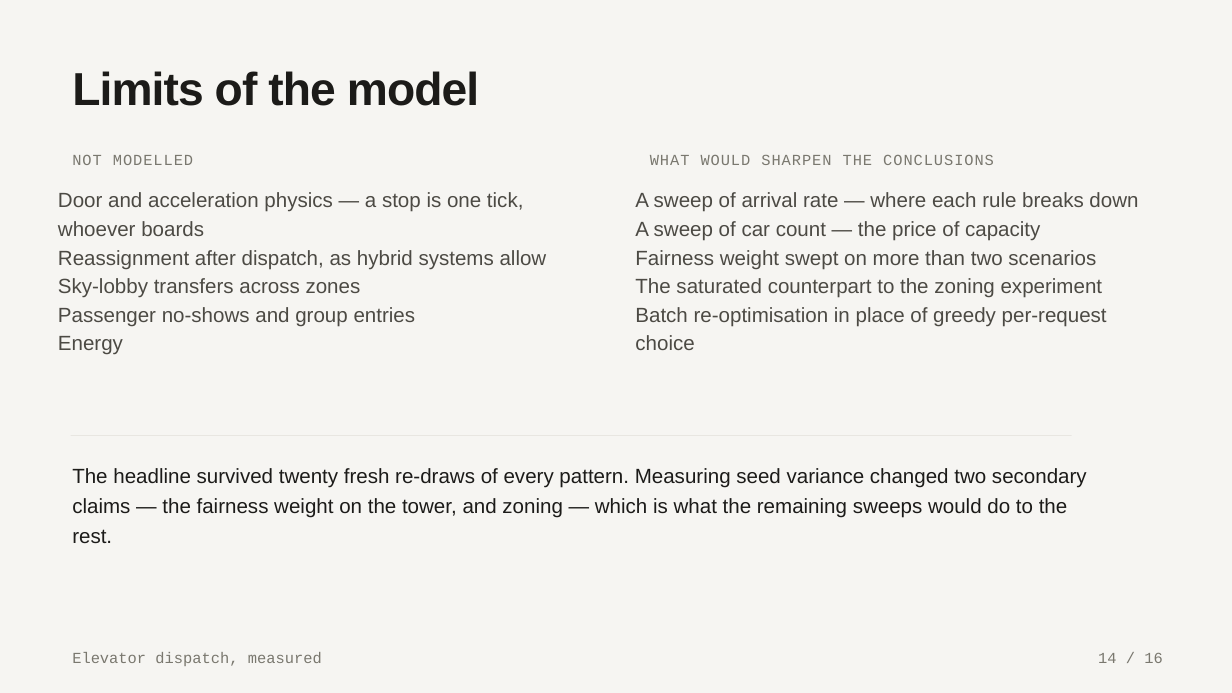
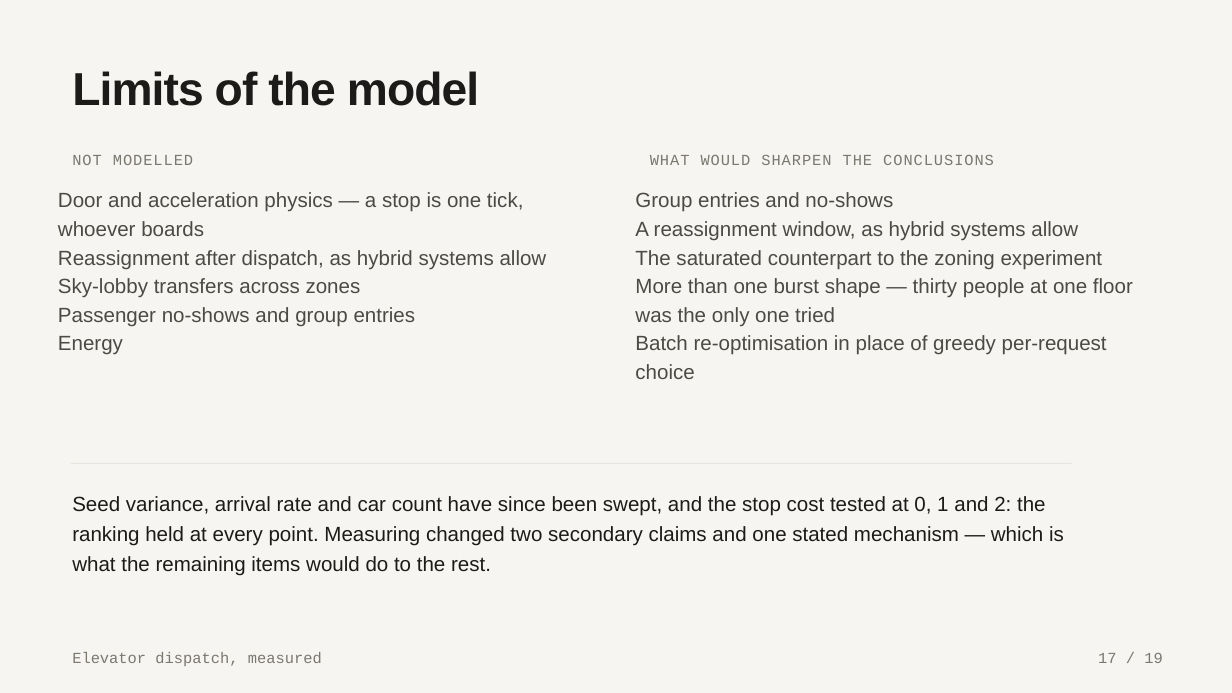
Before and after one commit to samuelgregorovic/elevator-dispatch-sim, a slide deck: slide 17 of docs/presentation/elevator-dispatch.pptx (slide 14 before the commit). Drawn at 1232x693 pixels with LibreOffice and Linux fonts; fonts in the diff are those of the drawing. Boxes give left, top, right and bottom in pixels: in the first picture for what was removed or moved away, otherwise in the second. Text is boxed around its words. In the diff, an @@ line names an element or a change of style, - is before the commit and + after.

```diff
--- a/docs/presentation/elevator-dispatch.pptx
+++ b/docs/presentation/elevator-dispatch.pptx
@@ text at (x1=635, y1=192, x2=1078, y2=241): text changed @@
-A sweep of arrival rate — where each rule breaks down
-A sweep of car count — the price of capacity
-Fairness weight swept on more than two scenarios
+Group entries and no-shows
+A reassignment window, as hybrid systems allow
@@ text at (x1=635, y1=278, x2=1133, y2=326): paragraph added @@
+More than one burst shape — thirty people at one floor was the only one tried
@@ rectangle moved from (x1=71, y1=436, x2=1072, y2=436) to (x1=71, y1=463, x2=1072, y2=464) @@
@@ text at (x1=72, y1=496, x2=1064, y2=576): text changed @@
-The headline survived twenty fresh re-draws of every pattern. Measuring seed variance changed two secondary claims — the fairness weight on the tower, and zoning — which is what the remaining sweeps would do to the rest.
+Seed variance, arrival rate and car count have since been swept, and the stop cost tested at 0, 1 and 2: the ranking held at every point. Measuring changed two secondary claims and one stated mechanism — which is what the remaining items would do to the rest.
@@ text at (x1=1098, y1=653, x2=1162, y2=663): text changed @@
-14 / 16
+17 / 19
```
Also in this commit, not shown: 15 other slides changed, 3 slides added, 2 other files.
